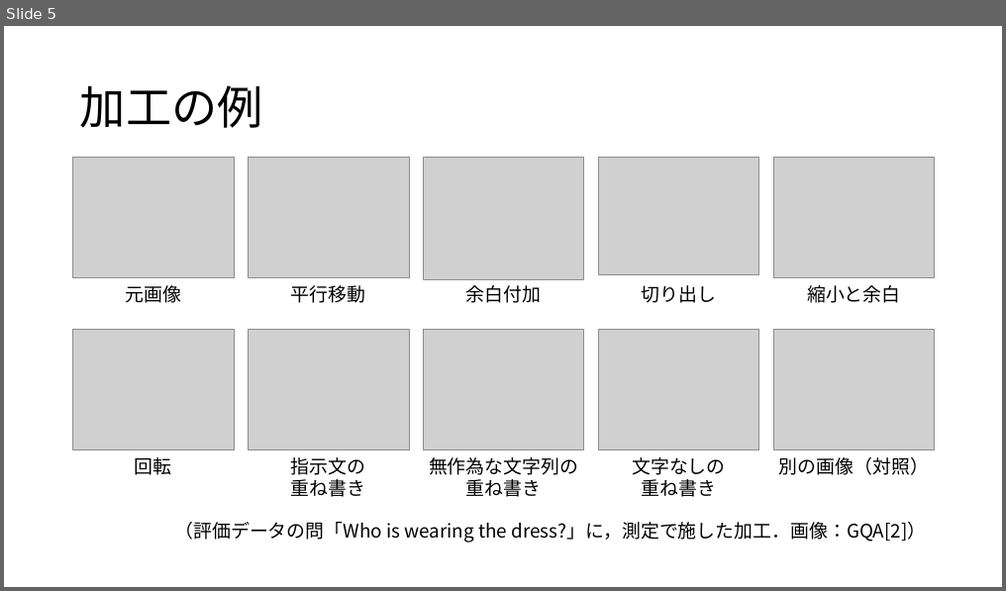
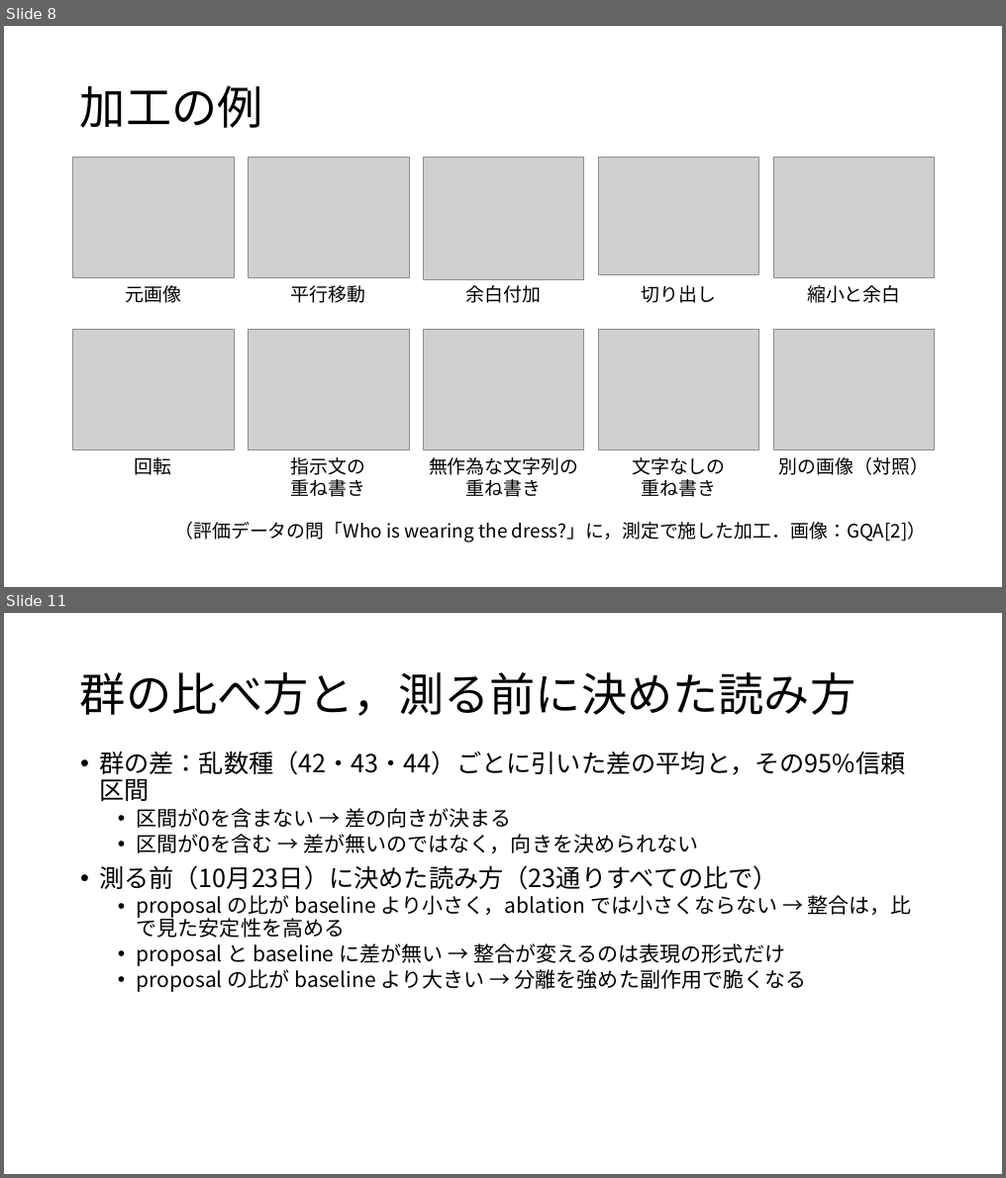
Before and after one commit to tomoking2004/cotar, a slide deck: presentations/20261030_進捗報告.pptx. Shown one above the other, each under a label of ours: slide 5 before the commit, slides 8 and 11 after it; the slides between them are not shown. The pictures are 1006x591 and 1006x1178 pixels, drawn with LibreOffice and Linux fonts; fonts in the diff are those of the drawing; grey boxes stand for pictures. Boxes give left, top, right and bottom in pixels: in the first picture for what was removed or moved away, otherwise in the second. Text is boxed around its words. In the diff, an @@ line names an element or a change of style, - is before the commit and + after.

```diff
--- a/presentations/20261030_進捗報告.pptx
+++ b/presentations/20261030_進捗報告.pptx
@@ slide 11 added at (4,613,1002,1174), background #FFFFFF @@
@@ title added at (80,672,855,716), 44 pt, text #000000 @@
+群の比べ方と，測る前に決めた読み方
@@ text added at (99,751,912,992), 20 pt, text #000000 @@
+• 群の差：乱数種（42・43・44）ごとに引いた差の平均と，その95%信頼区間
+  • 区間が0を含まない → 差の向きが決まる
+  • 区間が0を含む → 差が無いのではなく，向きを決められない
+• 測る前（10月23日）に決めた読み方（23通りすべての比で）
+  • proposal の比が baseline より小さく，ablation では小さくならない → 整合は，比で見た安定性を高める
+  • proposal と baseline に差が無い → 整合が変えるのは表現の形式だけ
+  • proposal の比が baseline より大きい → 分離を強めた副作用で脆くなる
@@ what was slide 5 is now slide 8 @@
```
Also in this commit, not shown: 12 slides changed, 5 other slides added, 2 other files.
